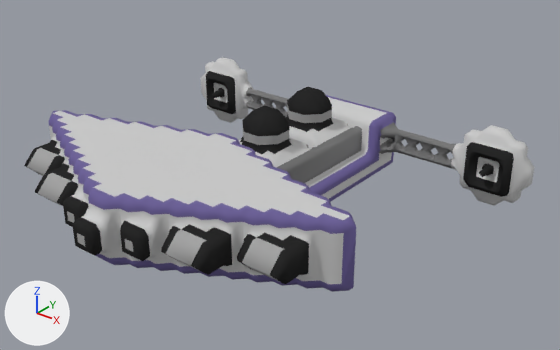
An edit to the OBJ model src/jsMain/resources/meshes/usa-5-maryland-class.obj, drawn before and after from the same camera.
Before and after are seen from a camera (50 mm lens) standing at (50.6, -56.7, 41.4) and looking at (3.4, 2.3, 4.8). Arrows for +X, +Y and +Z are at lower left; the lights stay in place. Where no turn or scale is listed for an object, it has been applied to the vertices.

In view in the first picture: 'usa-5-maryland-class'.
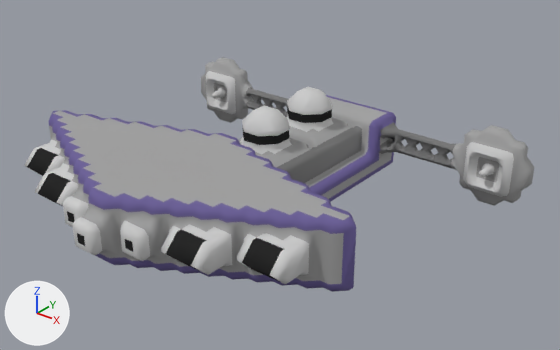
The edits, one by one:
me_usa_5_maryland_class is used by ob_usa_5_maryland_class; location (0.0, 0.0, 0.0).
me_usa_5_maryland_class had 2105 vertices, 3838 faces and spanned x -24.5..24.5, y -21.5..21.5, z 0.0..11.0.
me_usa_5_maryland_class now has 2104 vertices, 3839 faces and spans x -24.5..24.5, y -21.5..21.5, z 0.0..11.0.
me_usa_5_maryland_class part 1: 4 vertices moved from x -6.0..2.0, y -5.0..10.5, z 1.0..10.5 to x -6.0..2.0, y -6.5..10.0, z 2.5..10.0; 11 vertices removed from x -15.7..7.0, y -16.0..20.5, z 3.5..8.2; 11 vertices added at x -13.7..2.0, y -15.0..18.0, z 4.7..10.5.
me_usa_5_maryland_class part 2: 3 vertices removed from x 7.7..15.7, y -16.0..-12.0, z 4.7..8.2; 1 vertex added at x 13.7, y -13.0, z 8.2.
me_usa_5_maryland_class part 3: 2048 kept faces spanning x -24.5..24.5, y -21.5..21.5, z 0.0..11.0 get new texture (UV) coordinates.

Location of each change, (x1, y1, x2, y2) in pixels of the pictures (560 x 350 px; the box of a moved part takes in the faces that stretch with it):
part 1 of me_usa_5_maryland_class, moved or reshaped
    before: (55, 95, 396, 179)
    after: (59, 92, 333, 154)
part 2 of me_usa_5_maryland_class, cut back
    before: (176, 222, 216, 232)
    after: (257, 233, 267, 238)
part 3 of me_usa_5_maryland_class, surface changed
    both: (24, 59, 534, 284)
